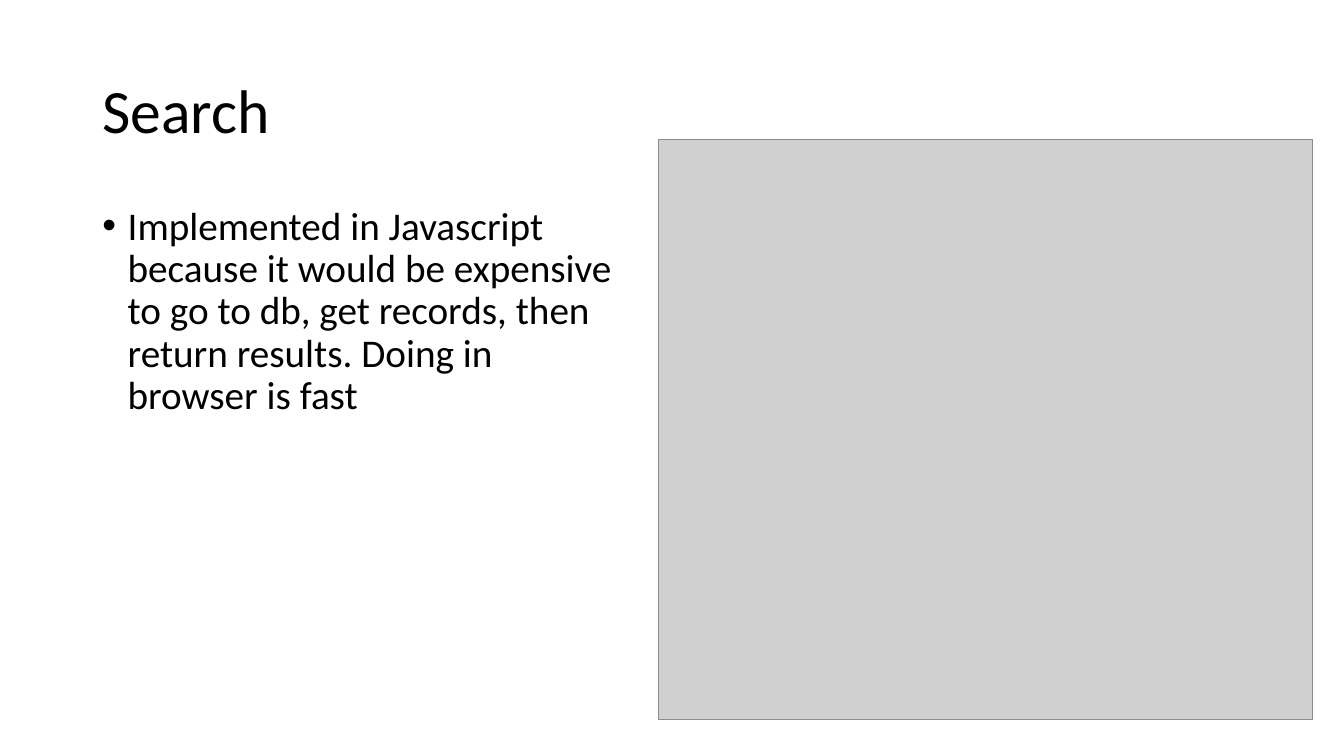
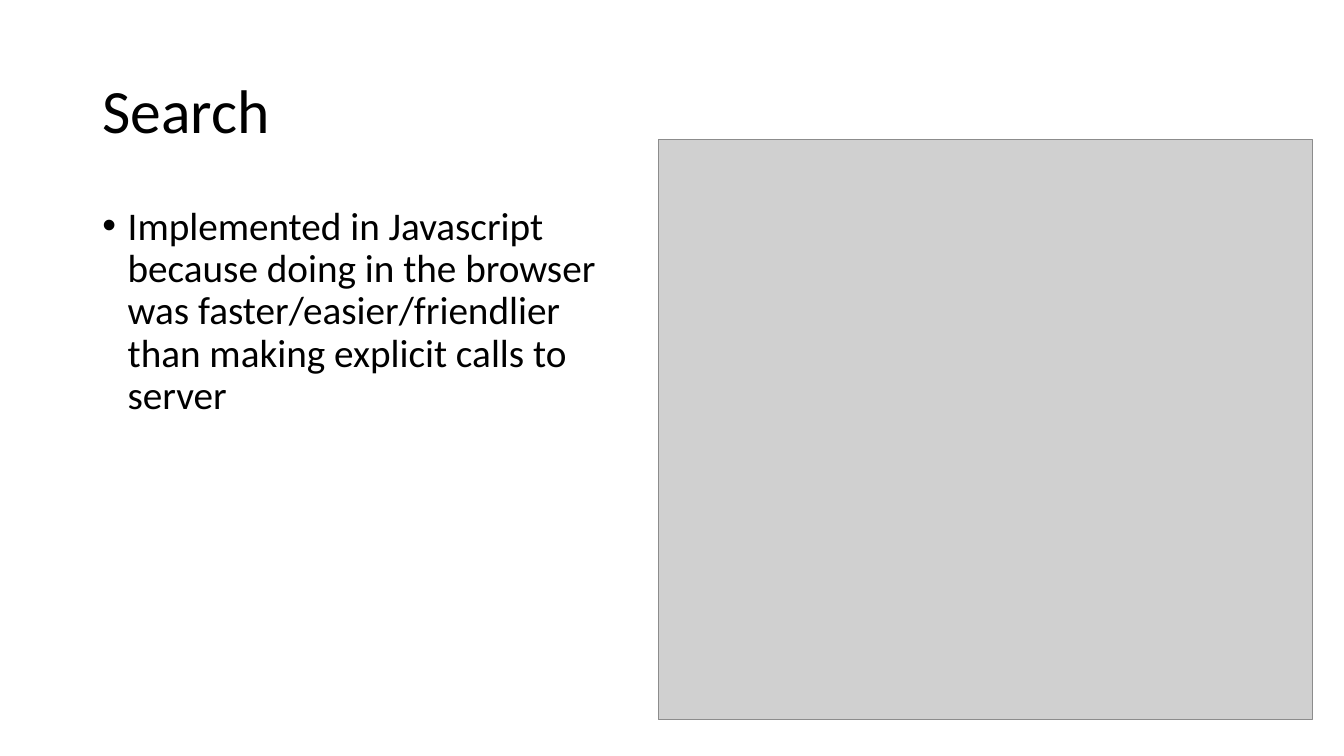
Before and after one commit to rodgersk410/BibliographySystem-Spring, a slide deck: slide 9 of documentation/presentation.pptx. Drawn at 1344x756 pixels with LibreOffice and Linux fonts; fonts in the diff are those of the drawing; grey boxes stand for pictures. Boxes give left, top, right and bottom in pixels: in the first picture for what was removed or moved away, otherwise in the second. Text is boxed around its words. In the diff, an @@ line names an element or a change of style, - is before the commit and + after.

Commit message:
powerpoint update

```diff
--- a/documentation/presentation.pptx
+++ b/documentation/presentation.pptx
@@ text at (x1=128, y1=212, x2=595, y2=410): text changed @@
-• Implemented in Javascript because it would be expensive to go to db, get records, then return results. Doing in browser is fast
+• Implemented in Javascript because doing in the browser was faster/easier/friendlier than making explicit calls to server
```
Also in this commit, not shown: 1 other file.
